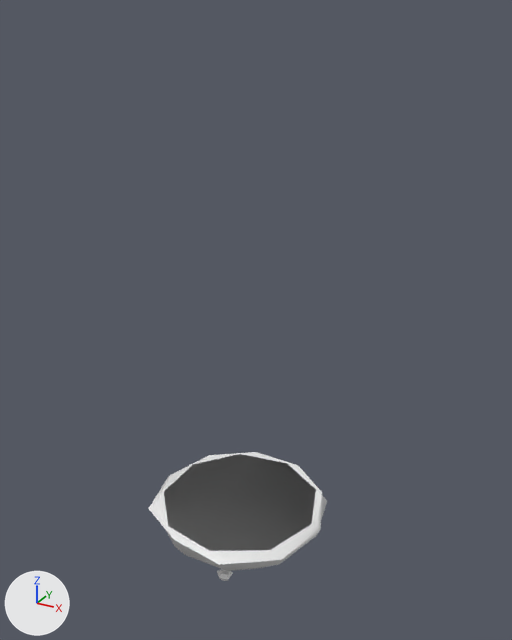
Before and after pictures for a commit that changed the glTF model assets/eclipse/kit/astral.glb.
The view is the same before and after, from a 50 mm lens placed at (3.12, -5.31, 4.78), pointed at (-0.17, 0.66, 1.79). Arrows for +X, +Y and +Z are at lower left; the lights stay in place. The first picture is the older version.

Objects in the first picture: 'way_stone_a', 'way_stone_b', 'way_stone_c'.
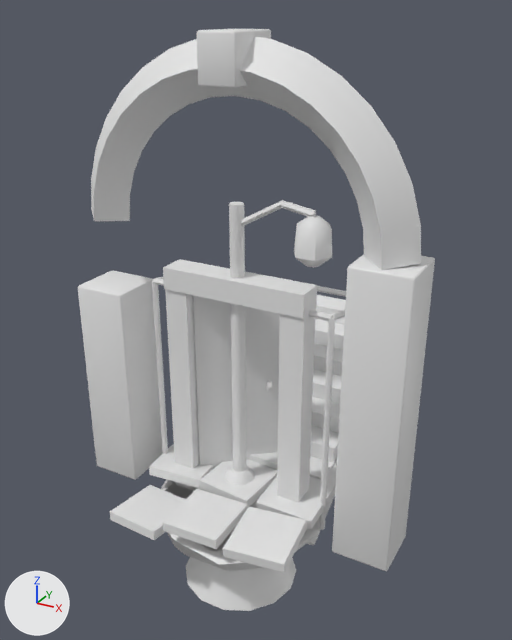
Commit message: feat(metro): the city's fragments drifting in the astral void

Boxes (x1, y1, x2, y2) around the edits, measured in the pictures (512 x 640 px):
'arch', added: after (78, 29, 435, 571)
    faces in mat_stone_old (white #e7e7e7): (78, 29, 435, 571)
    faces in mat_stone (white #e7e7e7): (91, 36, 421, 270)
'doorway', added: after (163, 259, 317, 503)
    faces in mat_wood (white #e7e7e7): (163, 259, 317, 503)
'tile_slab', added: after (110, 444, 337, 573)
    faces in mat_stone_old (white #e7e7e7): (110, 459, 337, 573)
    faces in mat_stone (white #e7e7e7): (149, 444, 336, 549)
'lamp_post', added: after (224, 200, 332, 485)
    faces in mat_iron (white #e7e7e7): (224, 200, 316, 485)
    faces in mat_brass (white #e7e7e7): (294, 215, 332, 268)
'stairs', added: after (249, 295, 346, 545)
    faces in mat_stone (white #e7e7e7): (249, 295, 346, 480)
    faces in mat_iron (white #e7e7e7): (307, 494, 335, 545)
'bell', added: after (186, 487, 296, 611)
    faces in mat_brass (white #e7e7e7): (186, 557, 296, 611)
'stall_frame', added: after (152, 277, 346, 530)
'way_stone_c', unchanged, covered by the edit: before (149, 452, 327, 581); after (161, 479, 320, 571)
'way_stone_a', unchanged, covered by the edit: before (164, 454, 316, 564); after (165, 482, 233, 564)
'way_stone_b', unchanged, covered by the edit: before (168, 459, 309, 548); after (175, 485, 236, 545)

Patch to the scene script:
```diff
--- a/assets/eclipse/kit/astral.glb.py
+++ b/assets/eclipse/kit/astral.glb.py
@@ mat_iron @@
+mat_iron = principled_material('iron')
+mat_iron.base_color = (0.8, 0.8, 0.8)  # white #e7e7e7
@@ mat_cloth @@
+mat_cloth = principled_material('cloth')
+mat_cloth.base_color = (0.8, 0.8, 0.8)  # white #e7e7e7
@@ mat_brass @@
+mat_brass = principled_material('brass')
+mat_brass.base_color = (0.8, 0.8, 0.8)  # white #e7e7e7
@@ mat_wood @@
+mat_wood = principled_material('wood')
+mat_wood.base_color = (0.8, 0.8, 0.8)  # white #e7e7e7
@@ me_tile_slab @@
+me_tile_slab.from_pydata(...)  # 72 vertices, 108 faces; spans x -0.99..0.99, y -0.99..0.99, z -0.03..0.37
+# faces by material slot: [60, 48]
+me_tile_slab.materials.append(mat_stone_old)  # white #e7e7e7
+me_tile_slab.materials.append(mat_stone)  # white #e7e7e7
@@ me_stall_frame @@
+me_stall_frame.from_pydata(...)  # 96 vertices, 172 faces; spans x -0.98..0.98, y -0.03..1.33, z 0.0..2.33
+# faces by material slot: [160, 12]
+me_stall_frame.materials.append(mat_iron)  # white #e7e7e7
+me_stall_frame.materials.append(mat_cloth)  # white #e7e7e7
@@ me_stairs @@
+me_stairs.from_pydata(...)  # 72 vertices, 108 faces; spans x -0.8..0.92, y -0.13..2.53, z -0.21..1.44
+# faces by material slot: [96, 12]
+me_stairs.materials.append(mat_stone)  # white #e7e7e7
+me_stairs.materials.append(mat_iron)  # white #e7e7e7
@@ me_lamp_post @@
+me_lamp_post.from_pydata(...)  # 82 vertices, 148 faces; spans x -0.22..0.93, y -0.22..0.22, z 0.0..3.28
+# faces by material slot: [104, 44]
+me_lamp_post.materials.append(mat_iron)  # white #e7e7e7
+me_lamp_post.materials.append(mat_brass)  # white #e7e7e7
@@ me_doorway @@
+me_doorway.from_pydata(...)  # 48 vertices, 76 faces; spans x -0.74..0.74, y -0.14..0.64, z 0.0..2.52
+# faces by material slot: [48, 28]
+me_doorway.materials.append(mat_wood)  # white #e7e7e7
+me_doorway.materials.append(mat_iron)  # white #e7e7e7
@@ me_bell @@
+me_bell.from_pydata(...)  # 114 vertices, 212 faces; spans x -0.62..0.62, y -0.604..0.604, z -0.95..0.22
+# faces by material slot: [136, 12, 64]
+me_bell.materials.append(mat_brass)  # white #e7e7e7
+me_bell.materials.append(mat_wood)  # white #e7e7e7
+me_bell.materials.append(mat_iron)  # white #e7e7e7
@@ me_arch @@
+me_arch.from_pydata(...)  # 236 vertices, 456 faces; spans x -1.73..1.73, y -0.3..0.3, z 0.0..4.62
+# faces by material slot: [324, 132]
+me_arch.materials.append(mat_stone_old)  # white #e7e7e7
+me_arch.materials.append(mat_stone)  # white #e7e7e7
@@ ob_tile_slab @@
+ob_tile_slab = bpy.data.objects.new('tile_slab', me_tile_slab)
+ob_tile_slab.location = (0.0, 0.0, 0.0)
@@ ob_stall_frame @@
+ob_stall_frame = bpy.data.objects.new('stall_frame', me_stall_frame)
+ob_stall_frame.location = (0.0, 0.0, 0.0)
@@ ob_stairs @@
+ob_stairs = bpy.data.objects.new('stairs', me_stairs)
+ob_stairs.location = (0.0, 0.0, 0.0)
@@ ob_lamp_post @@
+ob_lamp_post = bpy.data.objects.new('lamp_post', me_lamp_post)
+ob_lamp_post.location = (0.0, 0.0, 0.0)
@@ ob_doorway @@
+ob_doorway = bpy.data.objects.new('doorway', me_doorway)
+ob_doorway.location = (0.0, 0.0, 0.0)
@@ ob_bell @@
+ob_bell = bpy.data.objects.new('bell', me_bell)
+ob_bell.location = (0.0, 0.0, 0.0)
@@ ob_arch @@
+ob_arch = bpy.data.objects.new('arch', me_arch)
+ob_arch.location = (0.0, 0.0, 0.0)
```
